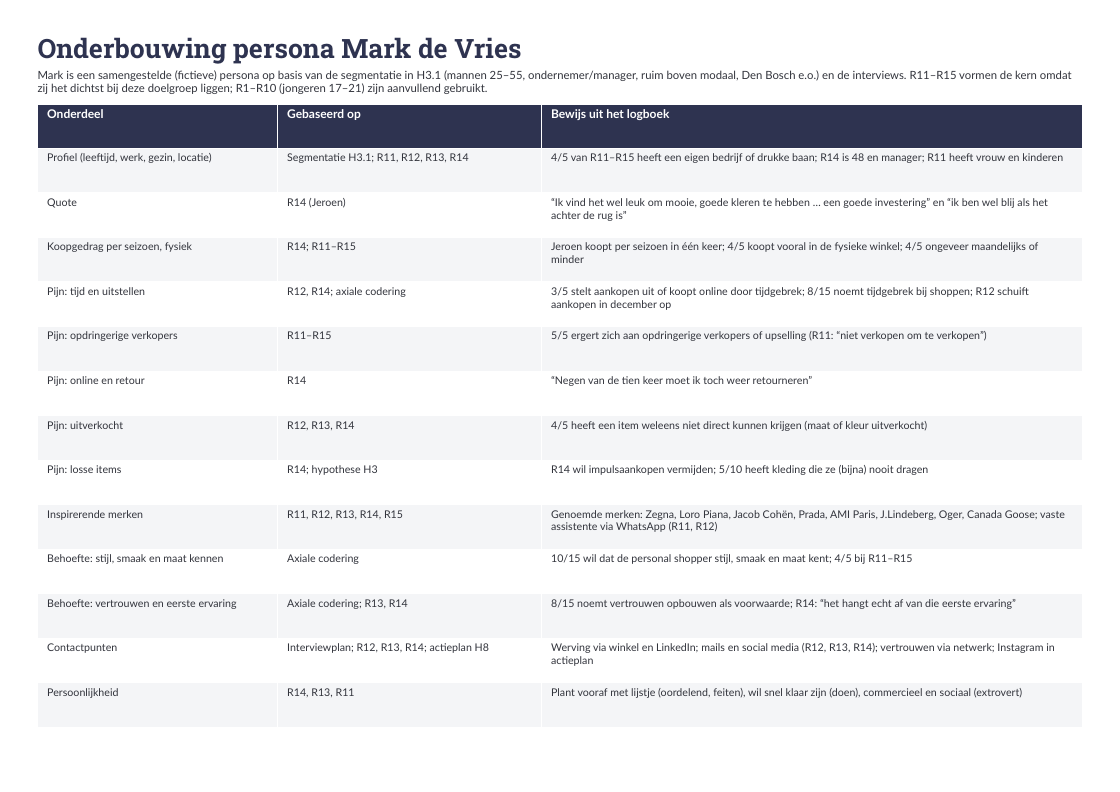
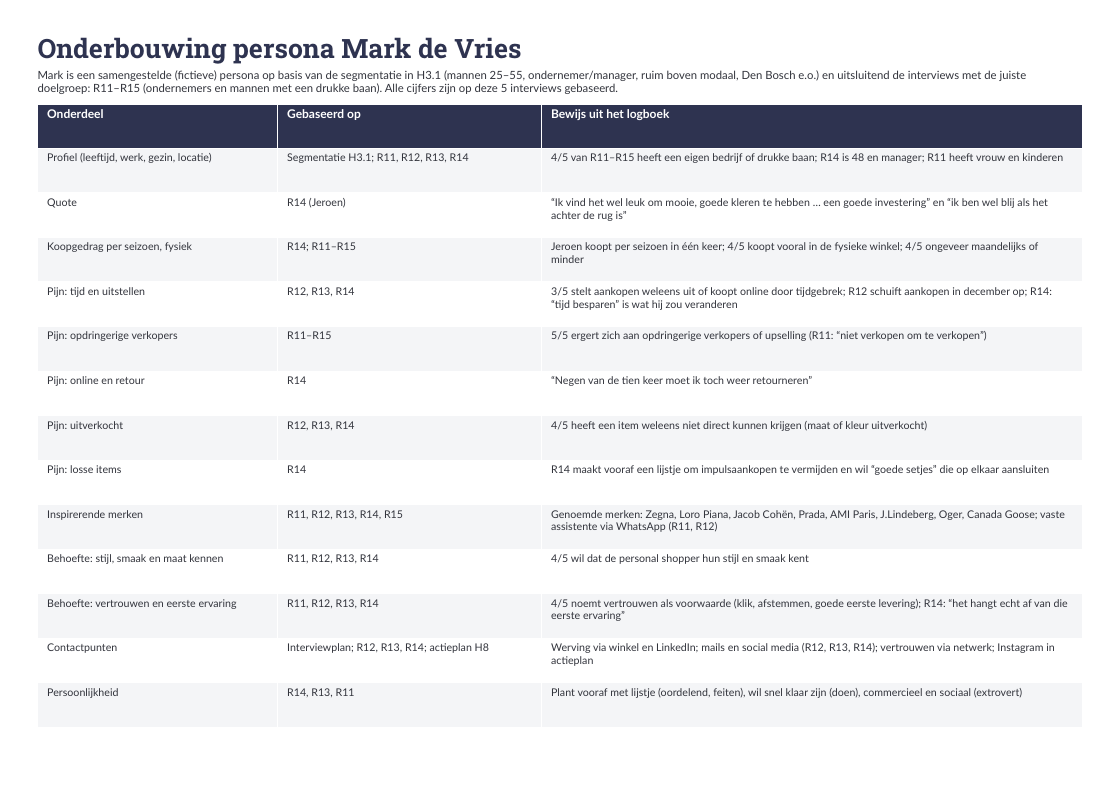
Before and after one commit to Coenkerkhoff/Scorro, a slide deck: slide 2 of Persona_canvas_ingevuld.pptx. Drawn at 1120x792 pixels with LibreOffice and Linux fonts; fonts in the diff are those of the drawing. Boxes give left, top, right and bottom in pixels: in the first picture for what was removed or moved away, otherwise in the second. Text is boxed around its words. In the diff, an @@ line names an element or a change of style, - is before the commit and + after.

```diff
--- a/Persona_canvas_ingevuld.pptx
+++ b/Persona_canvas_ingevuld.pptx
@@ text at (x1=38, y1=70, x2=1027, y2=94): text changed @@
-Mark is een samengestelde (fictieve) persona op basis van de segmentatie in H3.1 (mannen 25–55, ondernemer/manager, ruim boven modaal, Den Bosch e.o.) en de interviews. R11–R15 vormen de kern omdat zij het dichtst bij deze doelgroep liggen; R1–R10 (jongeren 17–21) zijn aanvullend gebruikt.
+Mark is een samengestelde (fictieve) persona op basis van de segmentatie in H3.1 (mannen 25–55, ondernemer/manager, ruim boven modaal, Den Bosch e.o.) en uitsluitend de interviews met de juiste doelgroep: R11–R15 (ondernemers en mannen met een drukke baan). Alle cijfers zijn op deze 5 interviews gebaseerd.
@@ table at (x1=37, y1=104, x2=1082, y2=728) @@
-row 5, column 2: R12, R14; axiale codering
+row 5, column 2: R12, R13, R14
-row 5, column 3: 3/5 stelt aankopen uit of koopt online door tijdgebrek; 8/15 noemt tijdgebrek bij shoppen; R12 schuift aankopen in december op
+row 5, column 3: 3/5 stelt aankopen weleens uit of koopt online door tijdgebrek; R12 schuift aankopen in december op; R14: “tijd besparen” is wat hij zou veranderen
-row 9, column 2: R14; hypothese H3
+row 9, column 2: R14
-row 9, column 3: R14 wil impulsaankopen vermijden; 5/10 heeft kleding die ze (bijna) nooit dragen
+row 9, column 3: R14 maakt vooraf een lijstje om impulsaankopen te vermijden en wil “goede setjes” die op elkaar aansluiten
-row 11, column 2: Axiale codering
+row 11, column 2: R11, R12, R13, R14
-row 11, column 3: 10/15 wil dat de personal shopper stijl, smaak en maat kent; 4/5 bij R11–R15
+row 11, column 3: 4/5 wil dat de personal shopper hun stijl en smaak kent
-row 12, column 2: Axiale codering; R13, R14
+row 12, column 2: R11, R12, R13, R14
-row 12, column 3: 8/15 noemt vertrouwen opbouwen als voorwaarde; R14: “het hangt echt af van die eerste ervaring”
+row 12, column 3: 4/5 noemt vertrouwen als voorwaarde (klik, afstemmen, goede eerste levering); R14: “het hangt echt af van die eerste ervaring”
```
Also in this commit, not shown: 1 other file.
